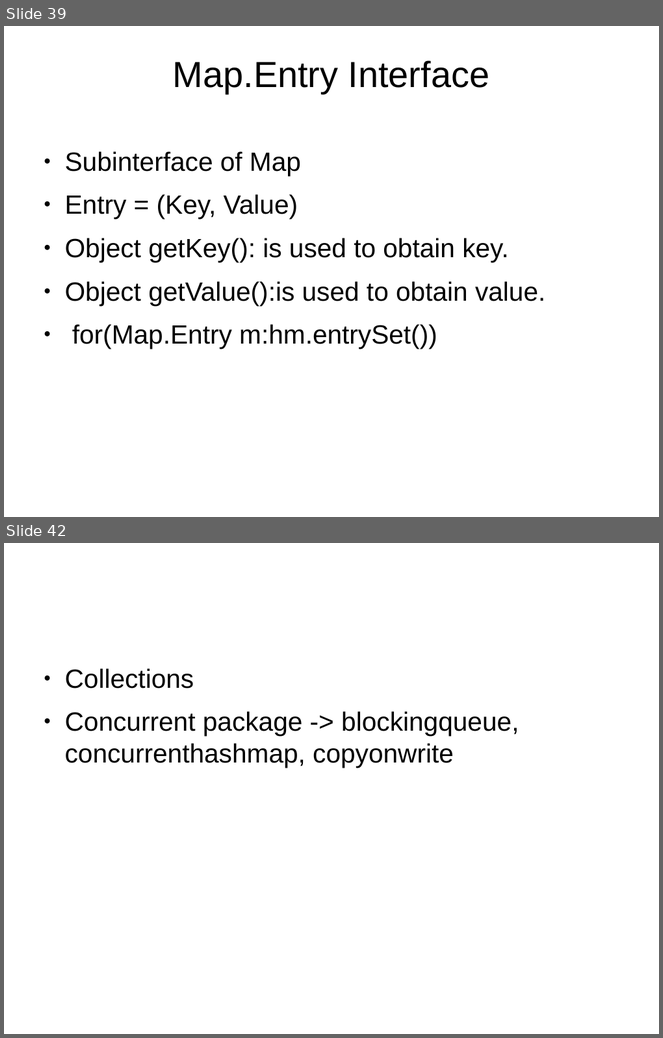
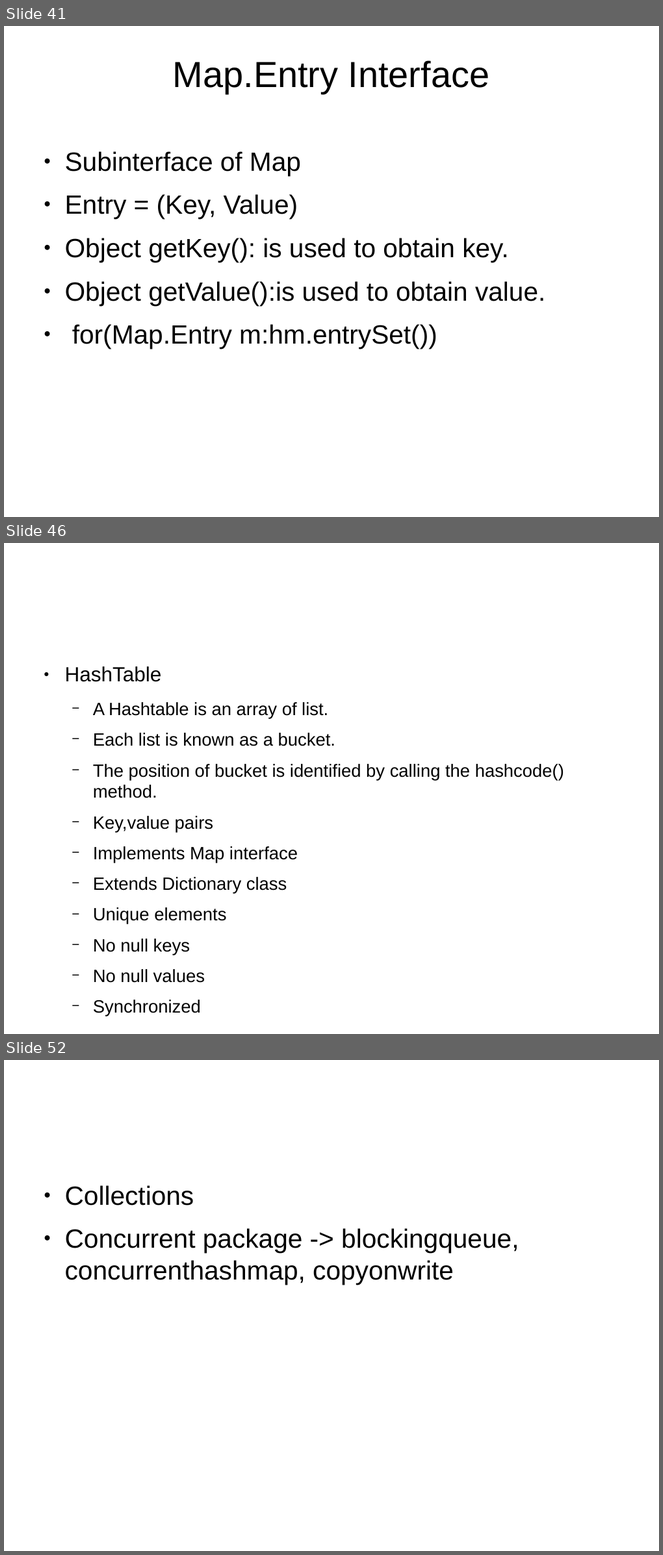
Before and after one commit to shikha-desai/Internship_PreWork, a slide deck: Java/Java_Notes.odp. Shown one above the other, each under a label of ours: slides 39 and 42 before the commit, slides 41, 46 and 52 after it; the slides between them are not shown. The pictures are 663x1038 and 663x1555 pixels, drawn with LibreOffice and Linux fonts; fonts in the diff are those of the drawing; background and template pictures are left out. Boxes give left, top, right and bottom in pixels: in the first picture for what was removed or moved away, otherwise in the second. Text is boxed around its words. In the diff, an @@ line names an element or a change of style, - is before the commit and + after.

```diff
--- a/Java/Java_Notes.odp
+++ b/Java/Java_Notes.odp
@@ slide 46 added at (x1=4, y1=543, x2=659, y2=1034), background picture (left out) @@
@@ text added at (x1=65, y1=667, x2=564, y2=955), 21.6 pt, text #000000 @@
+● HashTable
+  − A Hashtable is an array of list.
+  − Each list is known as a bucket.
+  − The position of bucket is identified by calling the hashcode() method.
+  − Key,value pairs
+  − Implements Map interface
+  − Extends Dictionary class
+  − Unique elements
+  − No null keys
+  − No null values
+  − Synchronized
@@ what was slide 39 is now slide 41 @@
@@ what was slide 42 is now slide 52 @@
```
Also in this commit, not shown: 3 slides changed, 11 other slides added, 3 other files.
